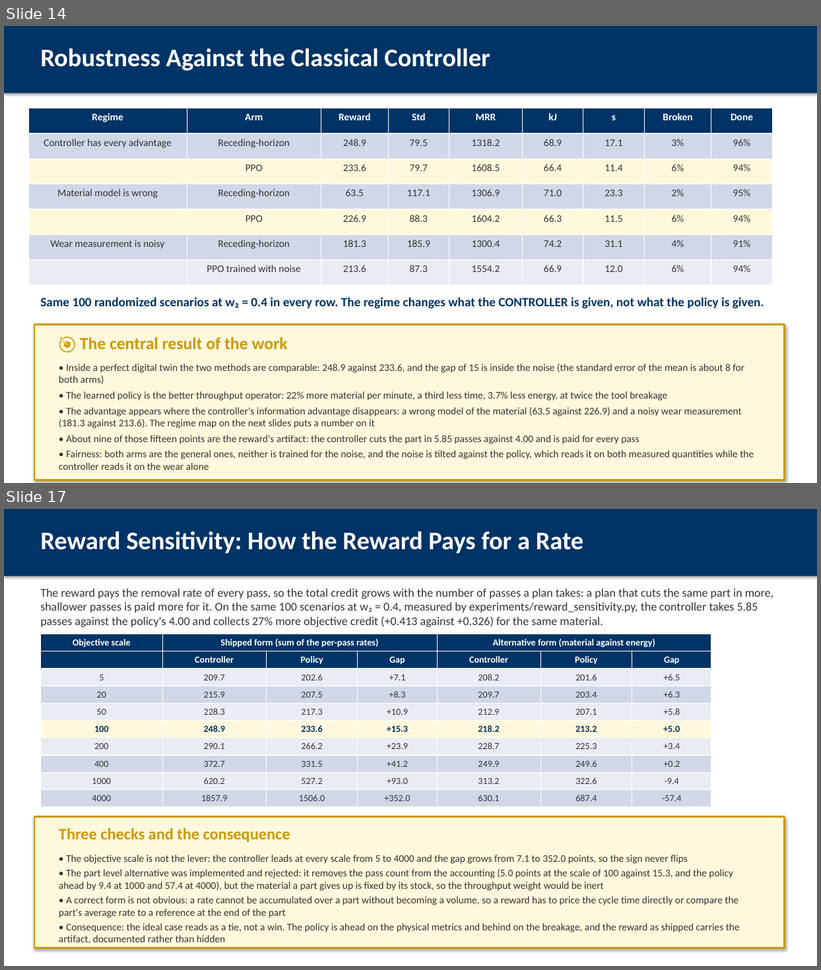
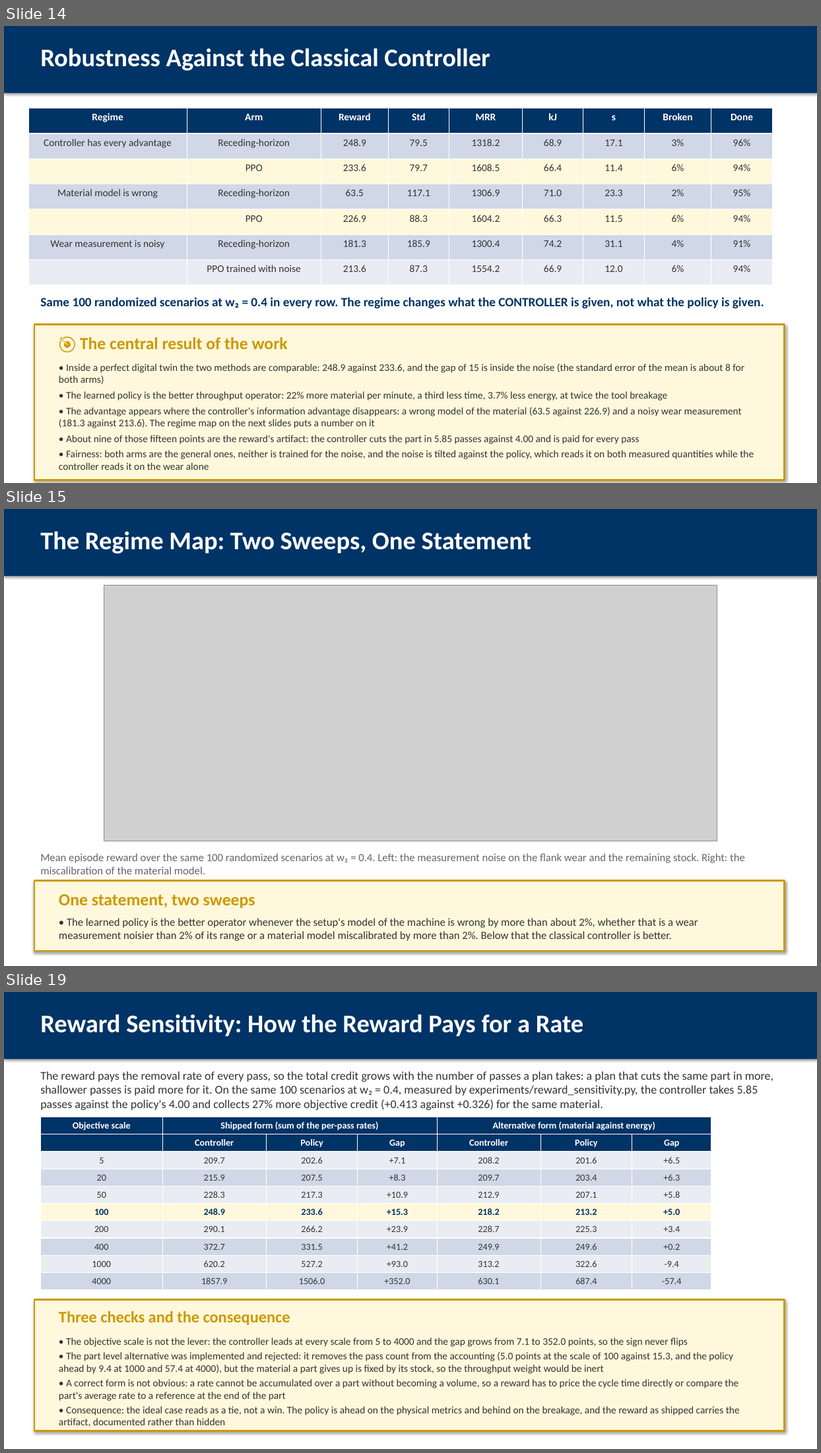
Before and after one commit to AbhinandIITM/AI-in-Mfg, a slide deck: report/presentation.pptx. Shown one above the other, each under a label of ours: slides 14 and 17 before the commit, slides 14, 15 and 19 after it; the slides between them are not shown. The pictures are 821x970 and 821x1453 pixels, drawn with LibreOffice and Linux fonts; fonts in the diff are those of the drawing; grey boxes stand for pictures. Boxes give left, top, right and bottom in pixels: in the first picture for what was removed or moved away, otherwise in the second. Text is boxed around its words. In the diff, an @@ line names an element or a change of style, - is before the commit and + after.

Commit message:
docs: the two sweeps are one statement, in every document
The headline is now: the learned policy is the better operator whenever the
setup's model of the machine is wrong by more than about 2%, whether that is
a wear measurement noisier than 2% of its range or a material model
miscalibrated by more than 2%, and the classical controller is better below
that. The policy's own limit, 20% to 25% of model error, is where the belief
leaves the distribution it was trained on, and it is stated everywhere the
boundary is stated, together with the practical lever it implies, the
randomization band of the training.

The report is 40 pages with the two-panel regime map, the deck 35 frames,
the PowerPoint file 30 slides.

```diff
--- a/report/presentation.pptx
+++ b/report/presentation.pptx
@@ slide 15 added at bbox=[4, 509, 817, 966], background #FFFFFF @@
@@ rectangle added at bbox=[4, 509, 817, 576], fill #003366 @@
@@ text added at bbox=[40, 531, 531, 554], 30 pt, text #FFFFFF, bold @@
+The Regime Map: Two Sweeps, One Statement
@@ picture added at bbox=[104, 586, 717, 842] @@
@@ text added at bbox=[40, 854, 745, 875], 13 pt, text #666666 @@
+Mean episode reward over the same 100 randomized scenarios at w₂ = 0.4. Left: the measurement noise on the flank wear and the remaining stock. Right: the miscalibration of the material model.
@@ rectangle added at bbox=[34, 881, 785, 951], fill #FFF8DC, outline #CC9900 2 pt @@
@@ text added at bbox=[59, 894, 255, 908], 20 pt, text #CC9900, bold @@
+One statement, two sweeps
@@ text added at bbox=[59, 918, 698, 941], 13 pt, text #333333 @@
+• The learned policy is the better operator whenever the setup's model of the machine is wrong by more than about 2%, whether that is a wear measurement noisier than 2% of its range or a material model miscalibrated by more than 2%. Below that the classical controller is better.
@@ what was slide 17 is now slide 19 @@
```
Also in this commit, not shown: 7 slides changed, 1 other slide added, 9 other files.
